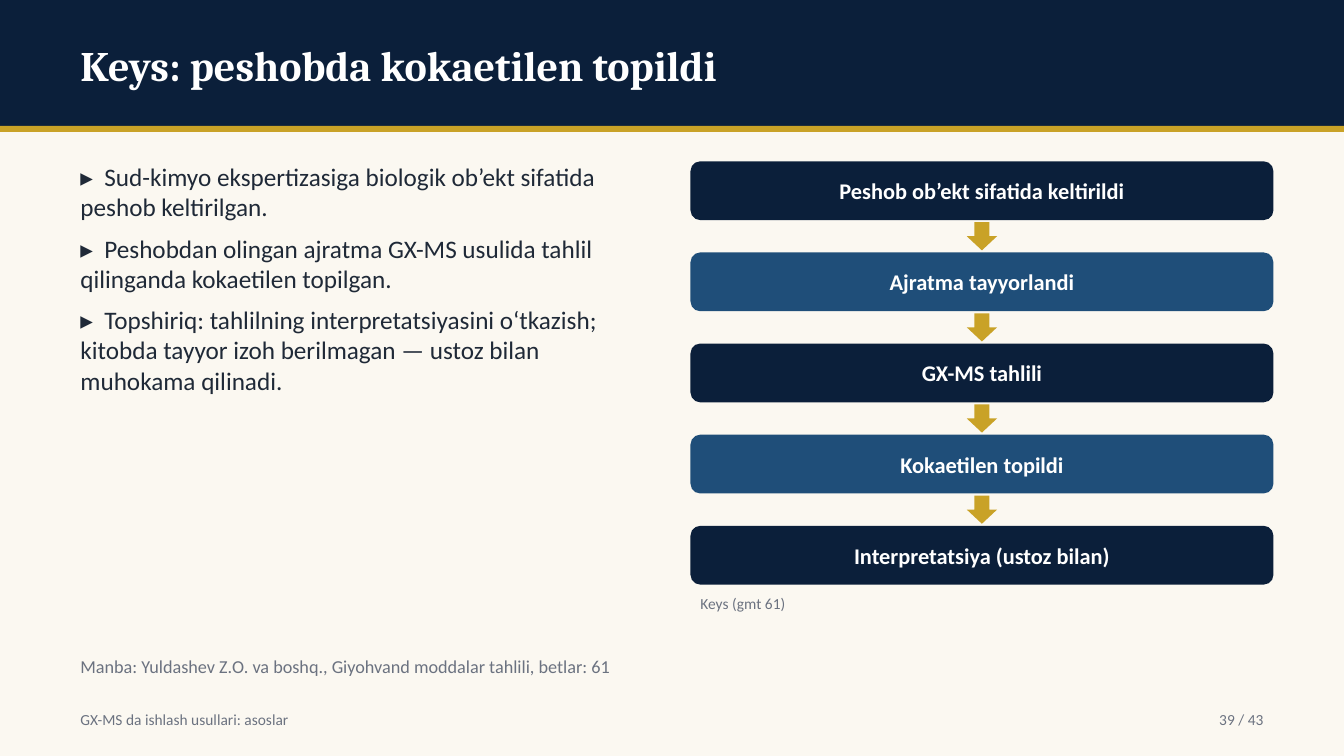
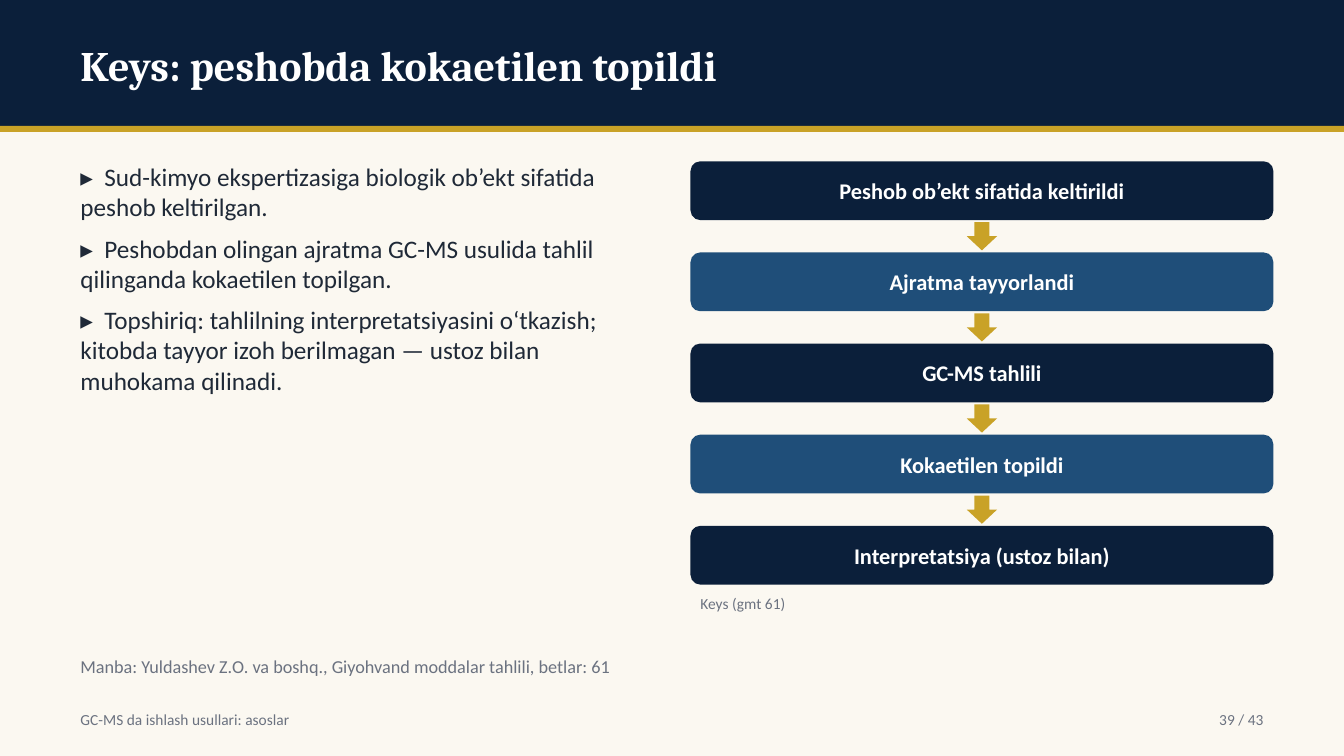
Before and after one commit to davlatsudekspert/forensic-expert, a slide deck: slide 39 of out/instr-03-gcms-asoslar.pptx. Drawn at 1344x756 pixels with LibreOffice and Linux fonts; fonts in the diff are those of the drawing. Boxes give left, top, right and bottom in pixels: in the first picture for what was removed or moved away, otherwise in the second. Text is boxed around its words. In the diff, an @@ line names an element or a change of style, - is before the commit and + after.

```diff
--- a/out/instr-03-gcms-asoslar.pptx
+++ b/out/instr-03-gcms-asoslar.pptx
@@ text at [80, 240, 594, 293]: text changed @@
-▸ Peshobdan olingan ajratma GX-MS usulida tahlil qilinganda kokaetilen topilgan.
+▸ Peshobdan olingan ajratma GC-MS usulida tahlil qilinganda kokaetilen topilgan.
@@ text in rounded rectangle at [922, 365, 1041, 381]: text changed @@
-GX-MS tahlili
+GC-MS tahlili
@@ text at [80, 714, 289, 725]: text changed @@
-GX-MS da ishlash usullari: asoslar
+GC-MS da ishlash usullari: asoslar
```
Also in this commit, not shown: 42 other slides changed, 4 other files.
